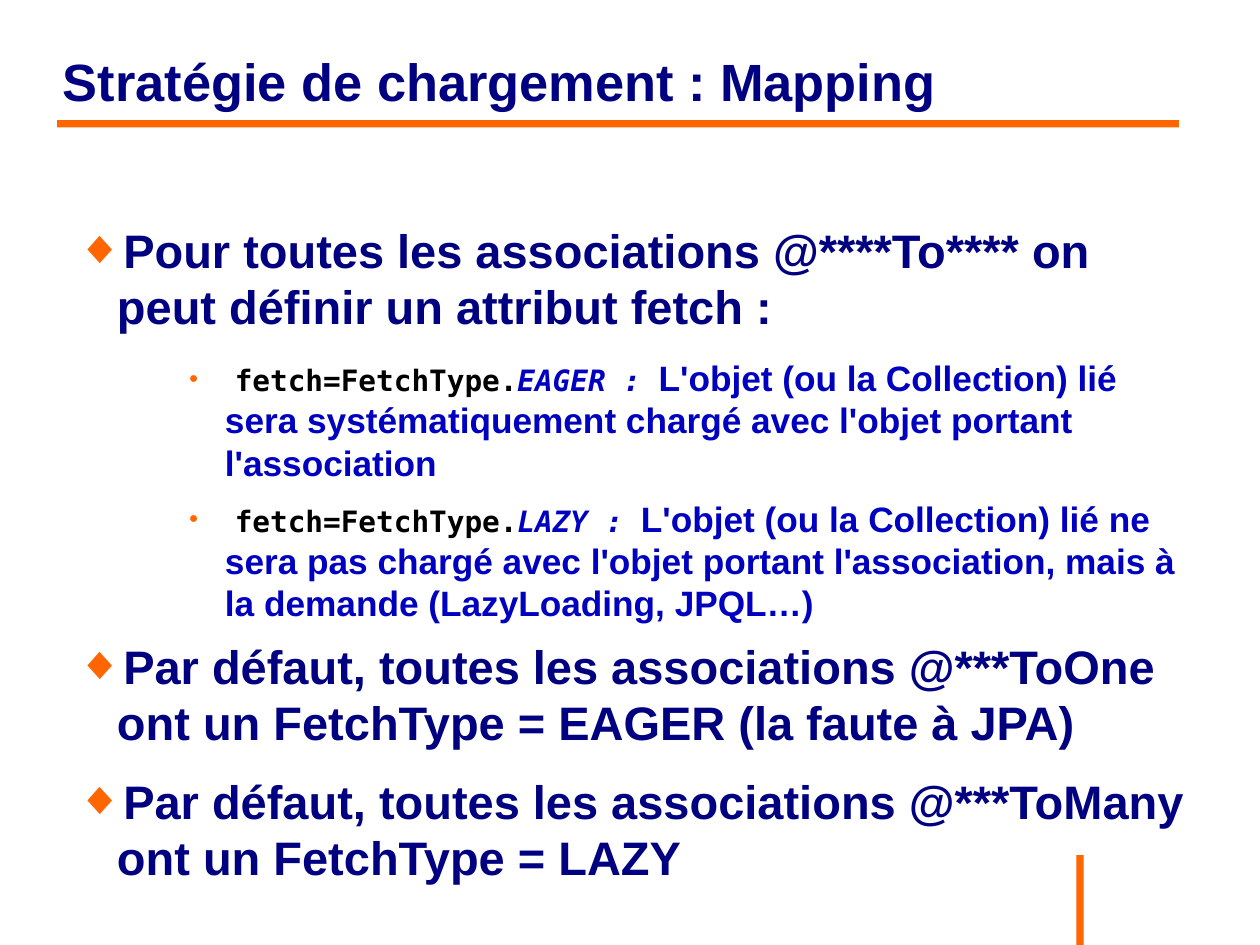
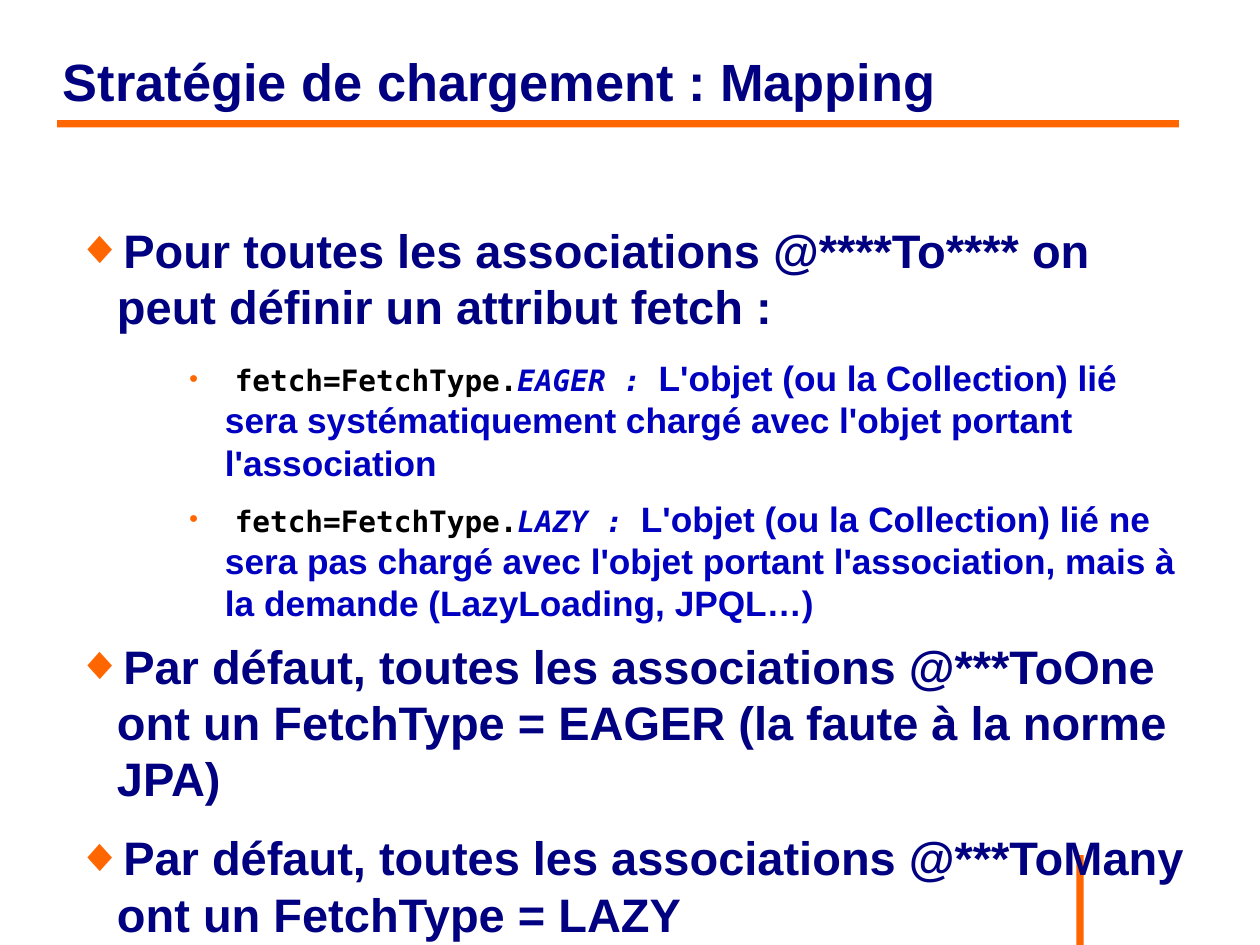
Before and after one commit to philphils/formation-hibernate-basique, a slide deck: slide 112 of Documentation/diapo_formation_hibernate.odp (slide 111 before the commit). Drawn at 1260x945 pixels with LibreOffice and Linux fonts; fonts in the diff are those of the drawing; background and template pictures are left out. Boxes give left, top, right and bottom in pixels: in the first picture for what was removed or moved away, otherwise in the second. Text is boxed around its words. In the diff, an @@ line names an element or a change of style, - is before the commit and + after.

```diff
--- a/Documentation/diapo_formation_hibernate.odp
+++ b/Documentation/diapo_formation_hibernate.odp
@@ text at [117, 649, 1167, 805]: text changed @@
-◆ Par défaut, toutes les associations @***ToOne ont un FetchType = EAGER (la faute à JPA)
+◆ Par défaut, toutes les associations @***ToOne ont un FetchType = EAGER (la faute à la norme JPA)
```
Also in this commit, not shown: 21 other slides changed, 2 slides added.
